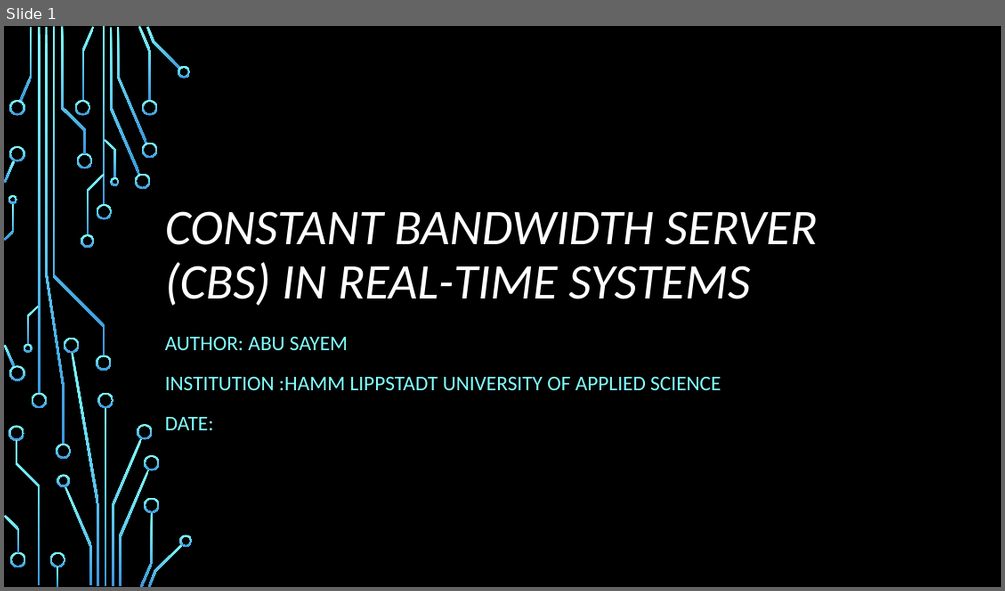
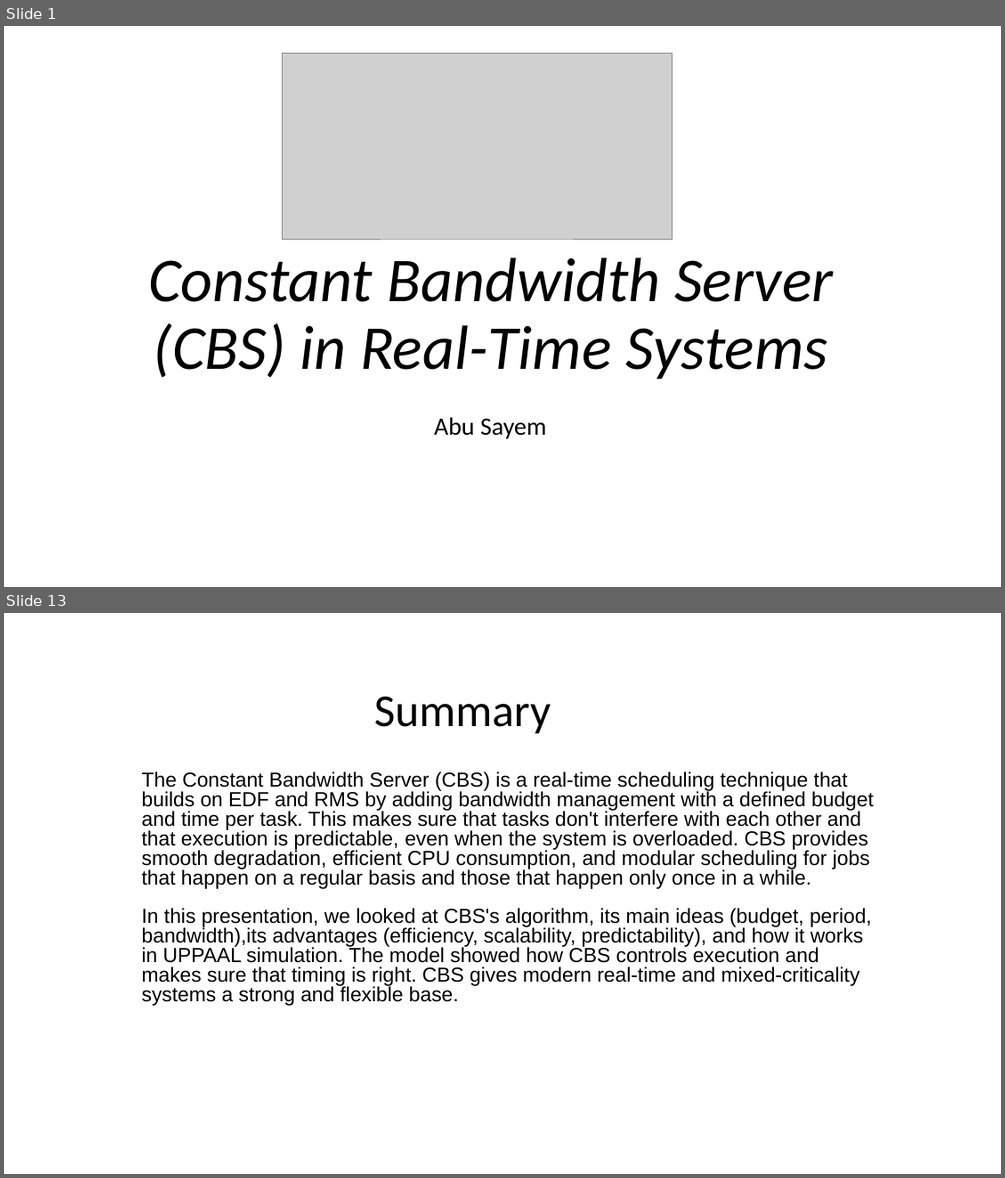
Before and after one commit to CCsayem/Constant-Bandwith-Server-Real-Time-Systems, a slide deck: Constant Bandwidth Server (CBS) in Real-Time.pptx. Shown one above the other, each under a label of ours: slide 1 before the commit, slides 1 and 13 after it; the slides between them are not shown. The pictures are 1005x591 and 1005x1178 pixels, drawn with LibreOffice and Linux fonts; fonts in the diff are those of the drawing; grey boxes stand for pictures; background and template pictures are left out. Boxes give left, top, right and bottom in pixels: in the first picture for what was removed or moved away, otherwise in the second. Text is boxed around its words. In the diff, an @@ line names an element or a change of style, - is before the commit and + after.

```diff
--- a/Constant Bandwidth Server (CBS) in Real-Time.pptx
+++ b/Constant Bandwidth Server (CBS) in Real-Time.pptx
@@ slide 13 added at bbox=[4, 613, 1001, 1174], background #FFFFFF @@
@@ text added at bbox=[374, 696, 550, 734], 44 pt, text #000000 @@
+Summary
@@ text added at bbox=[142, 771, 874, 1005], 19.6 pt, text #000000 @@
+The Constant Bandwidth Server (CBS) is a real-time scheduling technique that builds on EDF and RMS by adding bandwidth management with a defined budget and time per task. This makes sure that tasks don't interfere with each other and that execution is predictable, even when the system is overloaded. CBS provides smooth degradation, efficient CPU consumption, and modular scheduling for jobs that happen on a regular basis and those that happen only once in a while.
+In this presentation, we looked at CBS's algorithm, its main ideas (budget, period, bandwidth),its advantages (efficiency, scalability, predictability), and how it works in UPPAAL simulation. The model showed how CBS controls execution and makes sure that timing is right. CBS gives modern real-time and mixed-criticality systems a strong and flexible base.
@@ slide 1 changed as well @@
@@ background picture (left out) to #FFFFFF @@
@@ picture added at bbox=[283, 54, 672, 239] @@
@@ title at bbox=[148, 257, 833, 379]: text changed; size 48 to 60 pt; text colour #FFFFFF to #000000 @@
-CONSTANT BANDWIDTH SERVER (CBS) IN REAL-TIME SYSTEMS
+Constant Bandwidth Server (CBS) in Real-Time Systems
@@ subtitle at bbox=[434, 417, 546, 439]: text changed; size 20 to 24 pt; text colour #82FFFF to #000000 @@
-AUTHOR: ABU SAYEM
-INSTITUTION :HAMM LIPPSTADT UNIVERSITY OF APPLIED SCIENCE
-DATE:
+Abu Sayem
@@ group removed at bbox=[4, 26, 193, 587]: 50 freeform shapes, 4 rectangles @@
```
Also in this commit, not shown: 11 other slides added, 6 slides removed.
